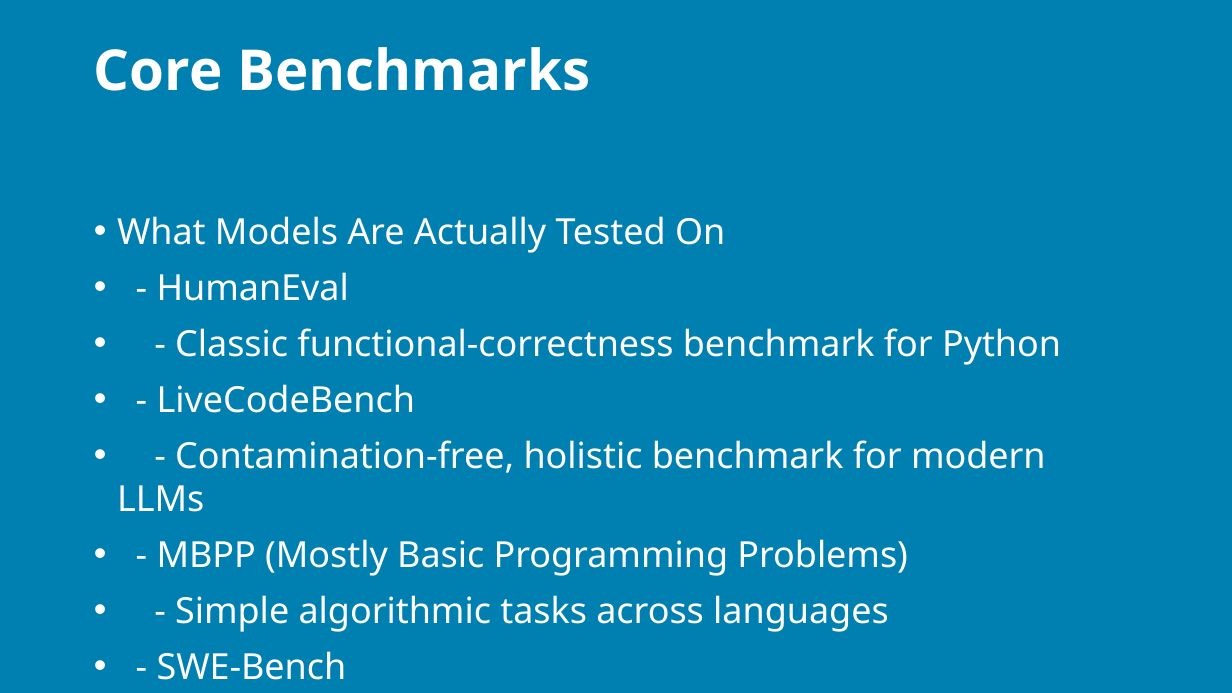
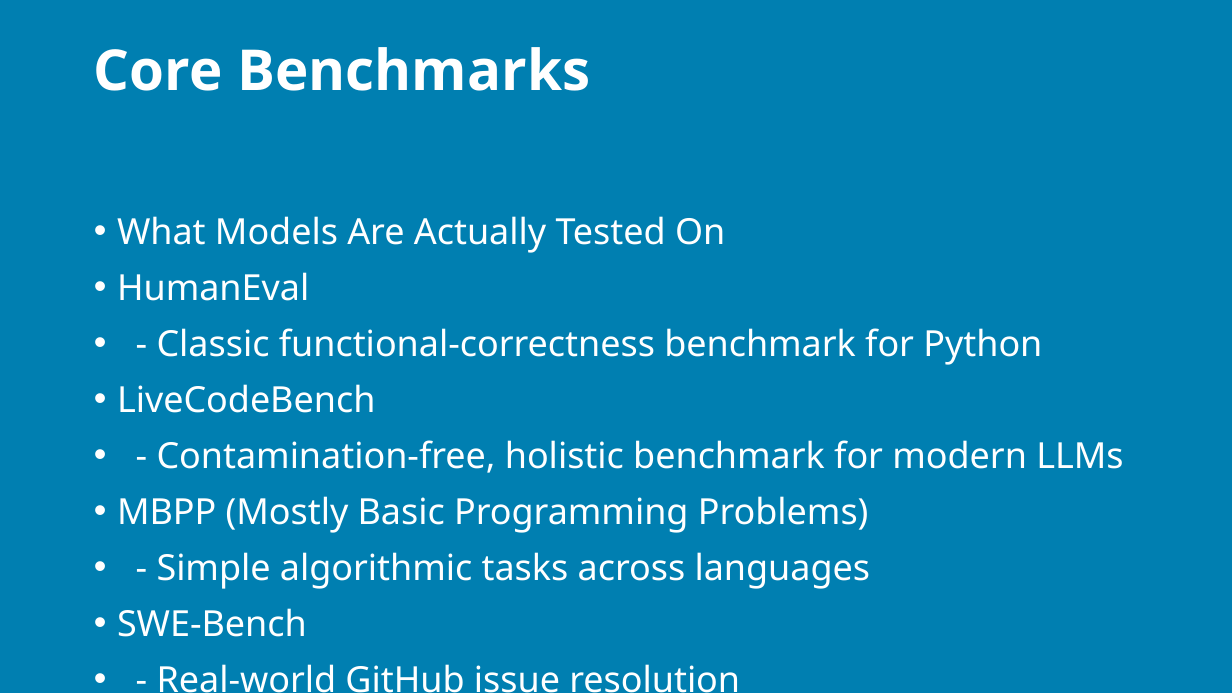
Before and after one commit to j0hnnymiller/AI-Assisted-Software-Development, a slide deck: slide 53 of Slides/output/aiasd-311-tuesday-draft.pptx (slide 94 before the commit). Drawn at 1232x693 pixels with LibreOffice and Linux fonts; fonts in the diff are those of the drawing; background and template pictures are left out. Boxes give left, top, right and bottom in pixels: in the first picture for what was removed or moved away, otherwise in the second. Text is boxed around its words. In the diff, an @@ line names an element or a change of style, - is before the commit and + after.

```diff
--- a/Slides/output/aiasd-311-tuesday-draft.pptx
+++ b/Slides/output/aiasd-311-tuesday-draft.pptx
@@ text at bbox=[117, 272, 1123, 533]: text changed @@
-• - HumanEval
-• - Classic functional‑correctness benchmark for Python
-• - LiveCodeBench
-• - Contamination‑free, holistic benchmark for modern LLMs
-• - MBPP (Mostly Basic Programming Problems)
+• HumanEval
+• - Classic functional-correctness benchmark for Python
+• LiveCodeBench
+• - Contamination-free, holistic benchmark for modern LLMs
+• MBPP (Mostly Basic Programming Problems)
@@ text at bbox=[117, 608, 740, 693]: text changed @@
-• - SWE‑Bench
-• - Real‑world GitHub issue resolution
-• - DevQualityEval
+• SWE-Bench
+• - Real-world GitHub issue resolution
+• DevQualityEval
```
Also in this commit, not shown: 61 other slides changed, 8 slides added, 54 slides removed, 9 other files.
